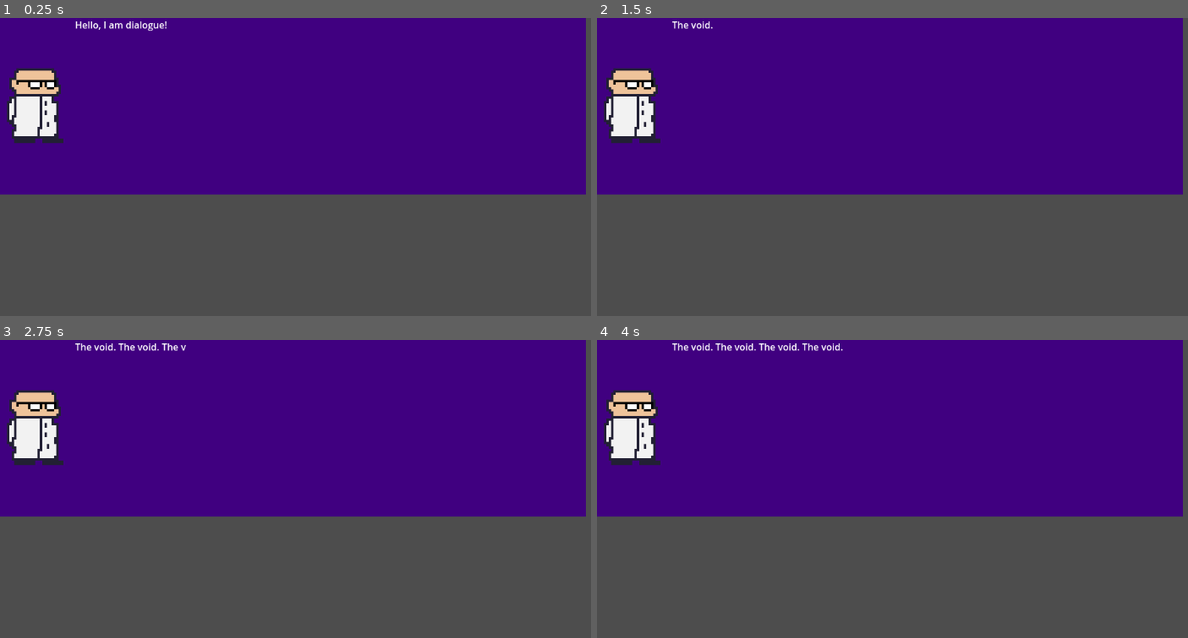
Above: before the commit, frames 1-4 (two rows, left to right).
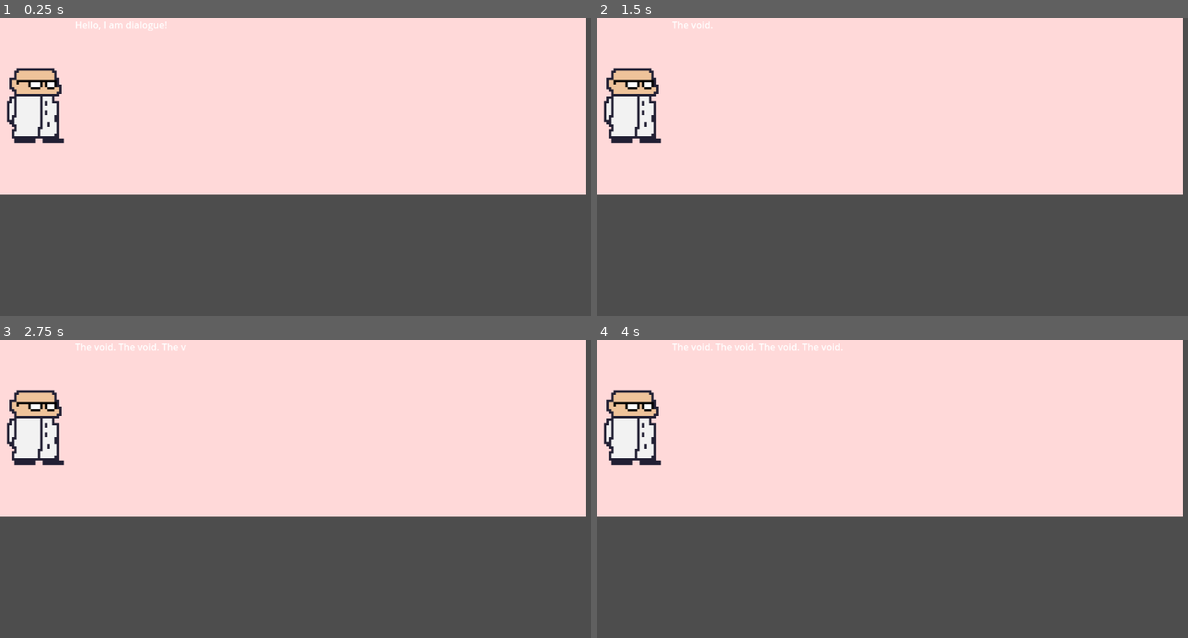
Above: after the commit, the same moments.

Repository: Gamnraa/gmtk2025
Game: Godot game, scene res://Nodes/DialogueBox.tscn
The game is run twice, just before and just after one commit, with the same random seed, the same clock (stepped at 60 frames per second) and the same inputs. The project has no main scene, so this scene is started directly.
Inputs:
- Up to frame 1 (0.25 s): no input
- Up to frame 2 (1.5 s): tap Enter at 1.25 s
- Up to frame 3 (2.75 s): tap Space at 2 s
- Up to frame 4 (4 s): tap Enter at 3.5 s

The runs differ from the first frame. In frame 1, 57% of the frame differs, in the area x 0-100%, y 0-60%; in frame 2, 57%; in frame 3, 57%; in frame 4, 57%.

Commit message:
Update shader function

Diff:
--- a/Nodes/DialogueBox.tscn
+++ b/Nodes/DialogueBox.tscn
@@ -7,9 +7,9 @@
 
 [sub_resource type="ShaderMaterial" id="ShaderMaterial_wuo72"]
 shader = ExtResource("1_v40lu")
-shader_parameter/red = 0.25
-shader_parameter/blue = 0.5
-shader_parameter/green = 0.0
+shader_parameter/red = false
+shader_parameter/blue = true
+shader_parameter/green = true
 
 [sub_resource type="Animation" id="Animation_wuo72"]
 resource_name = "Appear"
@@ -108,7 +108,8 @@
 texture = ExtResource("2_eo7iu")
 
 [node name="Icon" type="Sprite2D" parent="."]
-position = Vector2(60, 150)
+position = Vector2(60.5, 150)
+scale = Vector2(1.00781, 1)
 texture = ExtResource("4_wuo72")
 
 [node name="AnimationPlayer" type="AnimationPlayer" parent="."]
--- a/Shaders/ColorControl.gdshader
+++ b/Shaders/ColorControl.gdshader
@@ -1,12 +1,18 @@
 shader_type canvas_item;
 
-uniform float red = 0;
-uniform float blue = 0;
-uniform float green = 0;
+uniform bool red = false;
+uniform bool blue = false;
+uniform bool green = false;
 
 void fragment() {
 	COLOR = texture(TEXTURE, UV);
-	COLOR.r = red;
-	COLOR.b = blue;
-	COLOR.g = green;
+	if(red == true) {
+		COLOR.r = 0.85;
+	}
+	if(blue == true) {
+		COLOR.b = 0.85;
+	}
+	if(green == true) {
+		COLOR.g = 0.85;
+	}
 }
